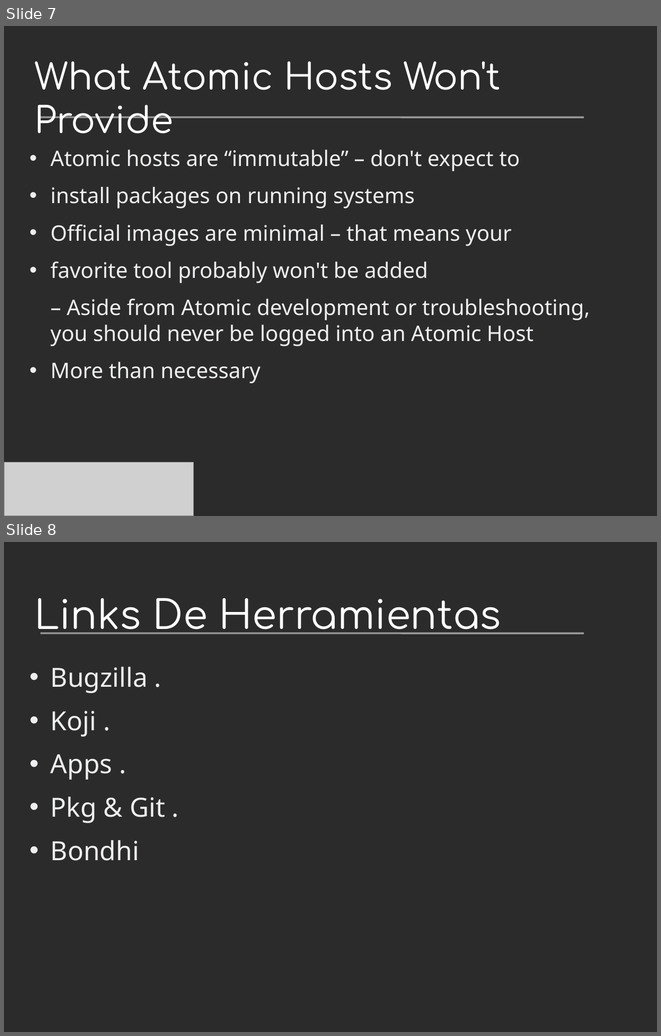
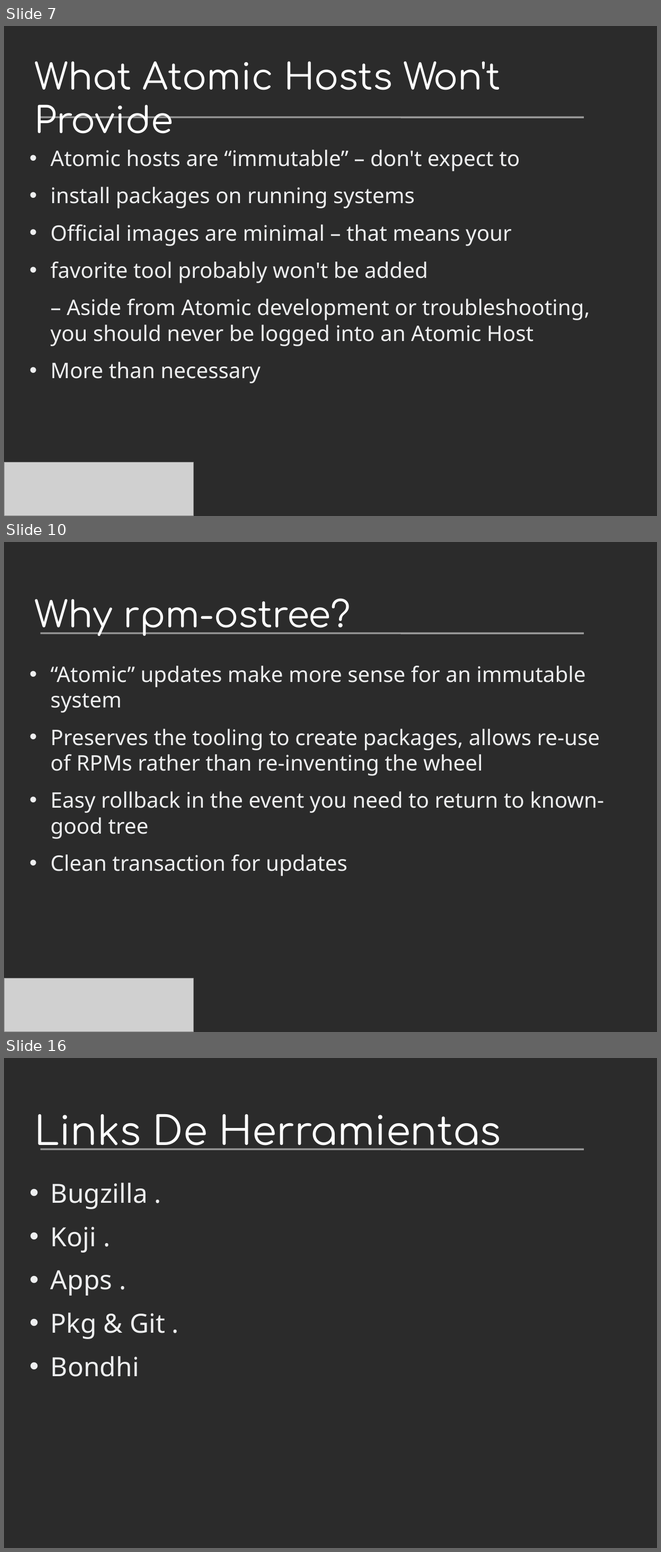
Before and after one commit to villadalmine/arg-fedora, a slide deck: Presentaciones/Devopconf2015/ProyectoAtomic.odp. Shown one above the other, each under a label of ours: slides 7 and 8 before the commit, slides 7, 10 and 16 after it; the slides between them are not shown. The pictures are 661x1036 and 661x1552 pixels, drawn with LibreOffice and Linux fonts; fonts in the diff are those of the drawing; grey boxes stand for pictures; background and template pictures are left out; a plain dark background stands for a picture behind light text. Boxes give left, top, right and bottom in pixels: in the first picture for what was removed or moved away, otherwise in the second. Text is boxed around its words. In the diff, an @@ line names an element or a change of style, - is before the commit and + after.

```diff
--- a/Presentaciones/Devopconf2015/ProyectoAtomic.odp
+++ b/Presentaciones/Devopconf2015/ProyectoAtomic.odp
@@ slide 10 added at [4, 542, 657, 1032], background picture (left out); not listed: 1 template element that a slide beside it also shows @@
@@ title added at [34, 598, 351, 636], 44 pt, text #FFFFFF @@
+Why rpm-ostree?
@@ text added at [51, 665, 604, 876], 26 pt, text #EEEFF0 @@
+• “Atomic” updates make more sense for an immutable system
+• Preserves the tooling to create packages, allows re-use of RPMs rather than re-inventing the wheel
+• Easy rollback in the event you need to return to known-good tree
+• Clean transaction for updates
@@ picture added at [4, 978, 194, 1032] @@
@@ what was slide 8 is now slide 16 @@
```
Also in this commit, not shown: 7 other slides added, 6 other files.
